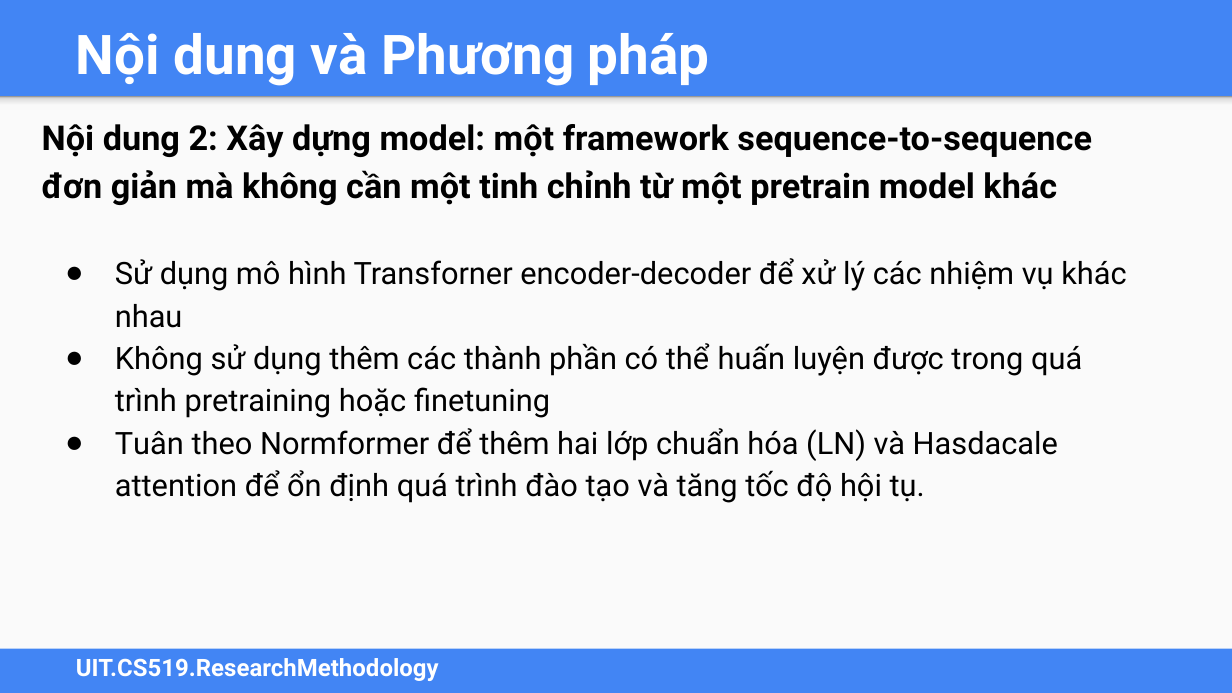
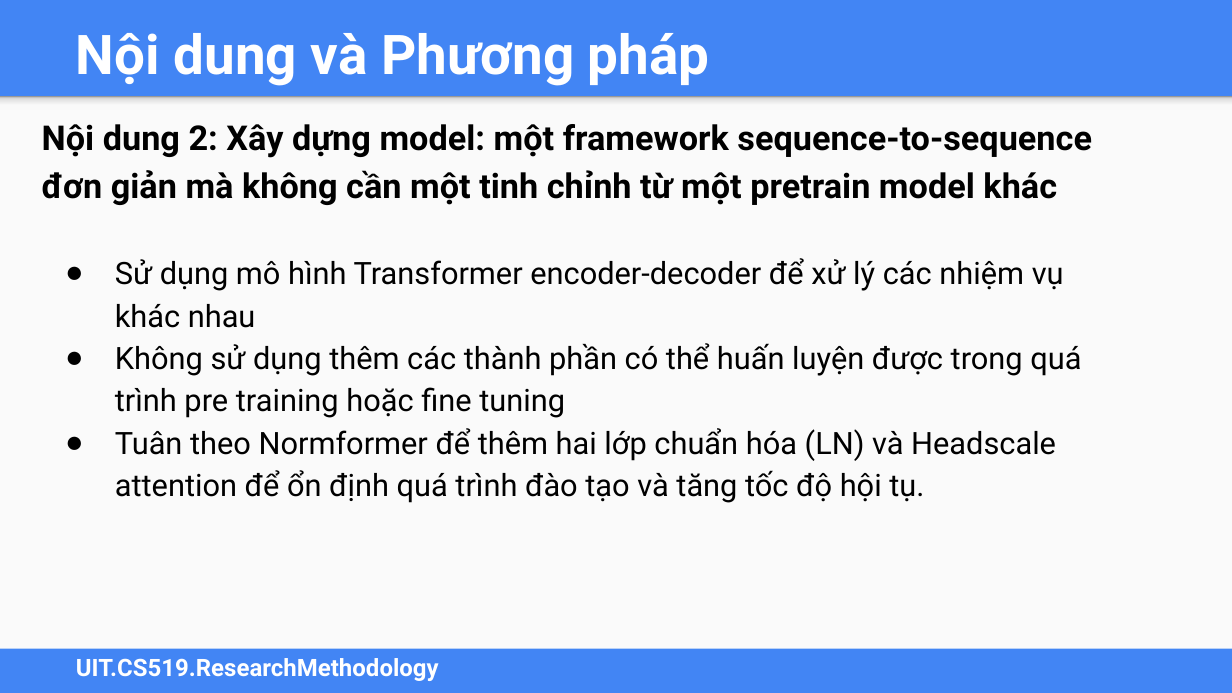
Before and after one commit to duongve13112002/CS519.O11, a slide deck: slide 6 of Đồ án cuối kỳ/original/CS519.O11.Slide.FinalReport.pptx. Drawn at 1232x693 pixels with LibreOffice and Linux fonts; fonts in the diff are those of the drawing. Boxes give left, top, right and bottom in pixels: in the first picture for what was removed or moved away, otherwise in the second. Text is boxed around its words. In the diff, an @@ line names an element or a change of style, - is before the commit and + after.

```diff
--- a/Đồ án cuối kỳ/original/CS519.O11.Slide.FinalReport.pptx
+++ b/Đồ án cuối kỳ/original/CS519.O11.Slide.FinalReport.pptx
@@ text at <box>115,258,1081,503</box>: text changed @@
-● Sử dụng mô hình Transforner encoder-decoder để xử lý các nhiệm vụ khác nhau
-● Không sử dụng thêm các thành phần có thể huấn luyện được trong quá trình pretraining hoặc finetuning
-● Tuân theo Normformer để thêm hai lớp chuẩn hóa (LN) và Hasdacale attention để ổn định quá trình đào tạo và tăng tốc độ hội tụ.
+● Sử dụng mô hình Transformer encoder-decoder để xử lý các nhiệm vụ khác nhau
+● Không sử dụng thêm các thành phần có thể huấn luyện được trong quá trình pre training hoặc fine tuning
+● Tuân theo Normformer để thêm hai lớp chuẩn hóa (LN) và Headscale attention để ổn định quá trình đào tạo và tăng tốc độ hội tụ.
```
Also in this commit, not shown: 1 other slide changed, 5 other files.
